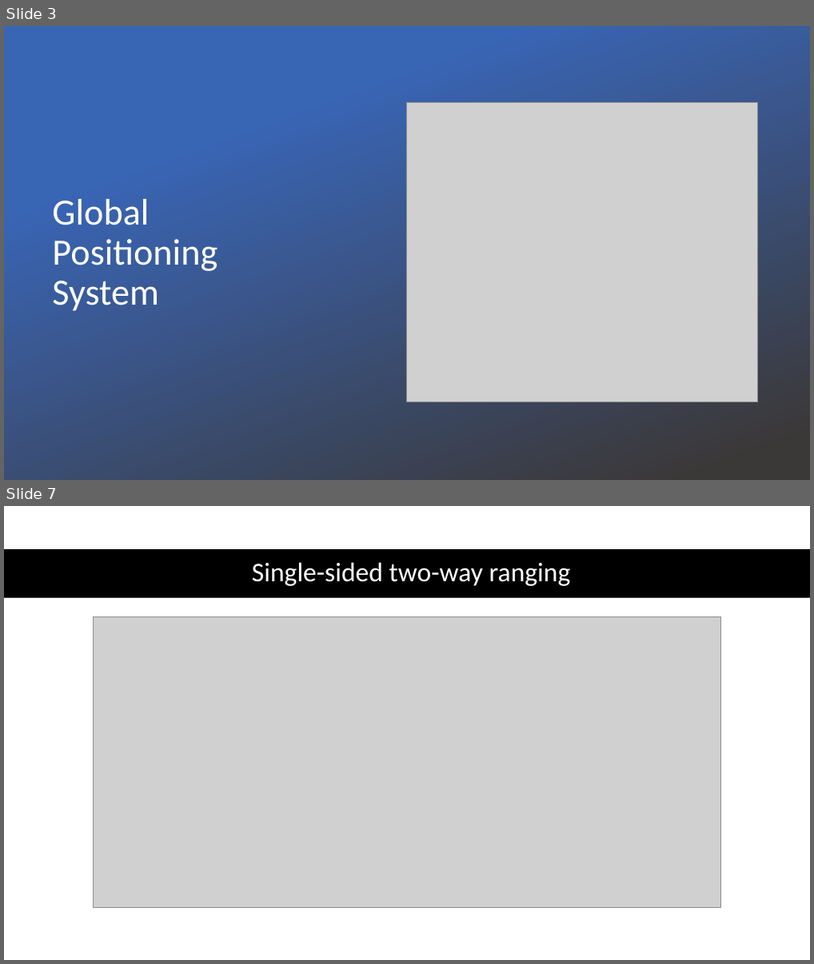
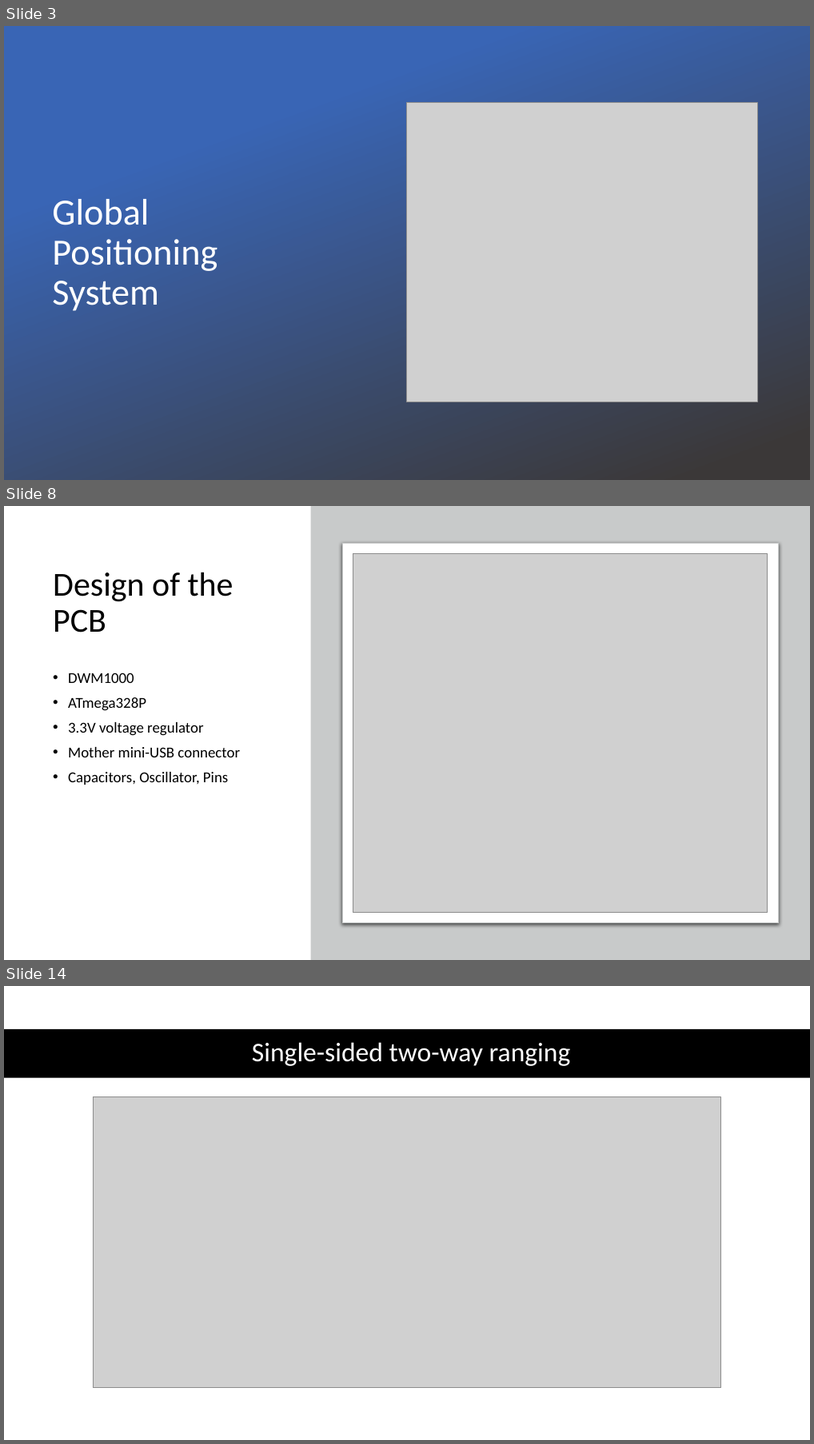
Before and after one commit to raulvel/licenta, a slide deck: Velcherean_Raul_presentation.pptx. Shown one above the other, each under a label of ours: slides 3 and 7 before the commit, slides 3, 8 and 14 after it; the slides between them are not shown. The pictures are 814x964 and 814x1444 pixels, drawn with LibreOffice and Linux fonts; fonts in the diff are those of the drawing; grey boxes stand for pictures; background and template pictures are left out; a plain dark background stands for a picture behind light text. Boxes give left, top, right and bottom in pixels: in the first picture for what was removed or moved away, otherwise in the second. Text is boxed around its words. In the diff, an @@ line names an element or a change of style, - is before the commit and + after.

```diff
--- a/Velcherean_Raul_presentation.pptx
+++ b/Velcherean_Raul_presentation.pptx
@@ slide 8 added at (x1=4, y1=506, x2=810, y2=960), background #FFFFFF @@
@@ rectangle added at (x1=310, y1=506, x2=810, y2=960), fill #C8CACA @@
@@ rounded rectangle added at (x1=342, y1=543, x2=779, y2=923), fill #FFFFFF, outline #C8CACA 0.75 pt @@
@@ title added at (x1=53, y1=572, x2=234, y2=632), 40 pt, text #000000 @@
+Design of the PCB
@@ picture added at (x1=354, y1=554, x2=768, y2=912) @@
@@ text added at (x1=68, y1=672, x2=240, y2=784), 18 pt, text #000000 @@
+• DWM1000
+• ATmega328P
+• 3.3V voltage regulator
+• Mother mini-USB connector
+• Capacitors, Oscillator, Pins
@@ what was slide 7 is now slide 14 @@
```
Also in this commit, not shown: 1 slide changed, 10 other slides added, 1 slide removed.
